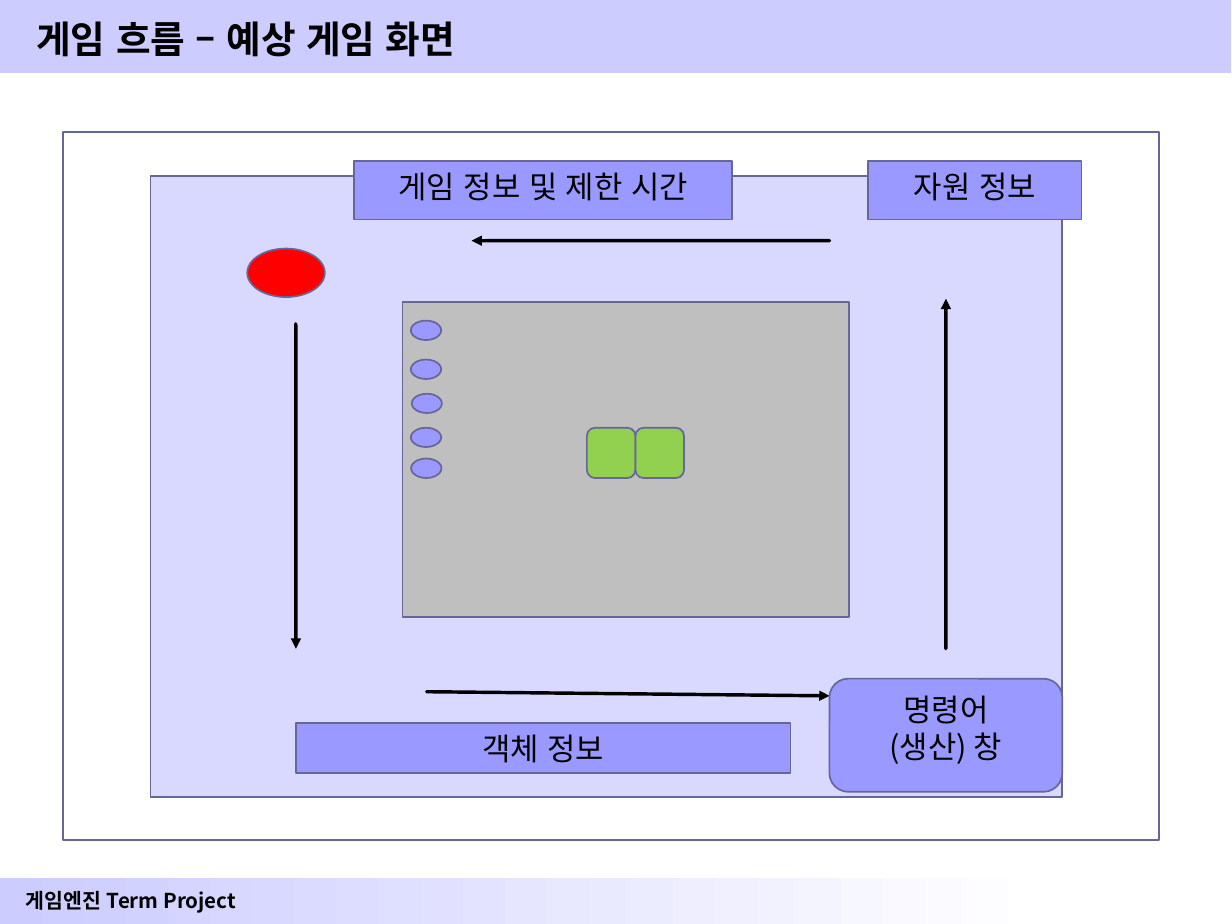
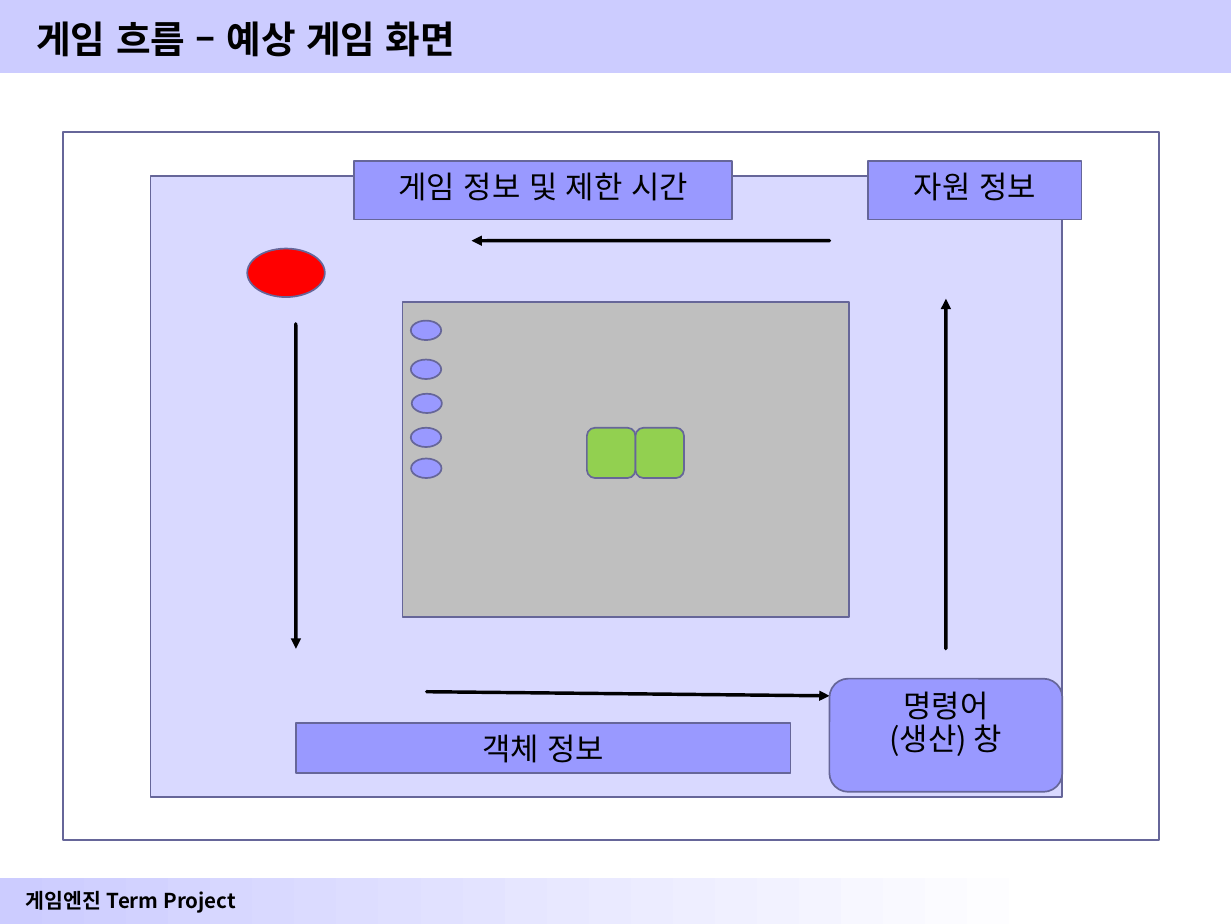
Before and after one commit to CK-Han/2016GameEngine, a slide deck: slide 5 of 2016 GameEngineProject(1)_한청근.ppt. Drawn at 1232x924 pixels with LibreOffice and Linux fonts; fonts in the diff are those of the drawing; background and template pictures are left out. Boxes give left, top, right and bottom in pixels: in the first picture for what was removed or moved away, otherwise in the second. Text is boxed around its words. In the diff, an @@ line names an element or a change of style, - is before the commit and + after.

```diff
--- a/2016 GameEngineProject(1)_한청근.ppt
+++ b/2016 GameEngineProject(1)_한청근.ppt
@@ rounded rectangle "명령어" at box(829, 679, 1062, 792): line spacing 1 to 0.9 @@
```
Also in this commit, not shown: 2 other slides changed.
